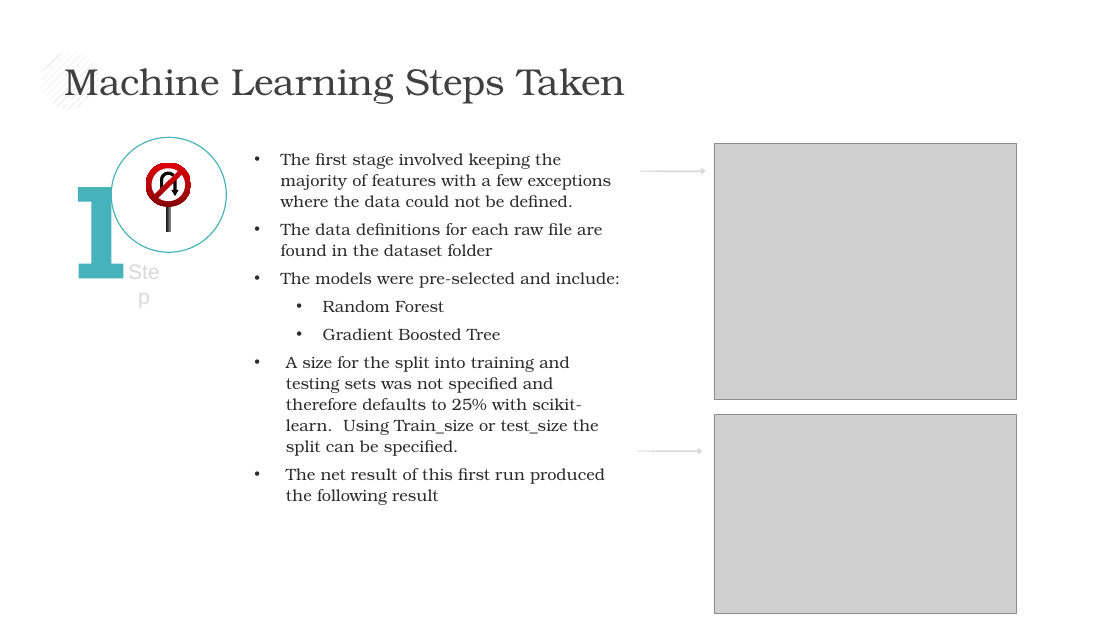
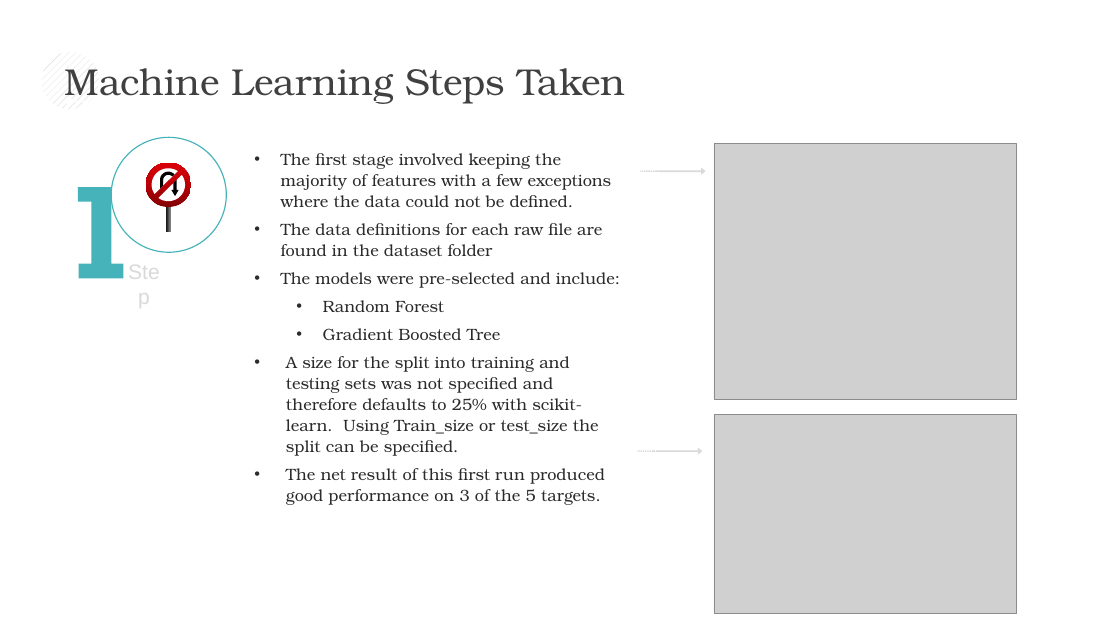
Before and after one commit to barharding/Crash-Detectives, a slide deck: slide 5 of ML Notebooks/ML_Steps_and_Outcomes_v1.pptx (slide 3 before the commit). Drawn at 1120x630 pixels with LibreOffice and Linux fonts; fonts in the diff are those of the drawing; grey boxes stand for pictures. Boxes give left, top, right and bottom in pixels: in the first picture for what was removed or moved away, otherwise in the second. Text is boxed around its words. In the diff, an @@ line names an element or a change of style, - is before the commit and + after.

```diff
--- a/ML Notebooks/ML_Steps_and_Outcomes_v1.pptx
+++ b/ML Notebooks/ML_Steps_and_Outcomes_v1.pptx
@@ text at (x1=286, y1=468, x2=605, y2=505): text changed @@
-• The net result of this first run produced the following result
+• The net result of this first run produced good performance on 3 of the 5 targets.
```
Also in this commit, not shown: 5 other slides changed, 3 slides added, 2 other files.
